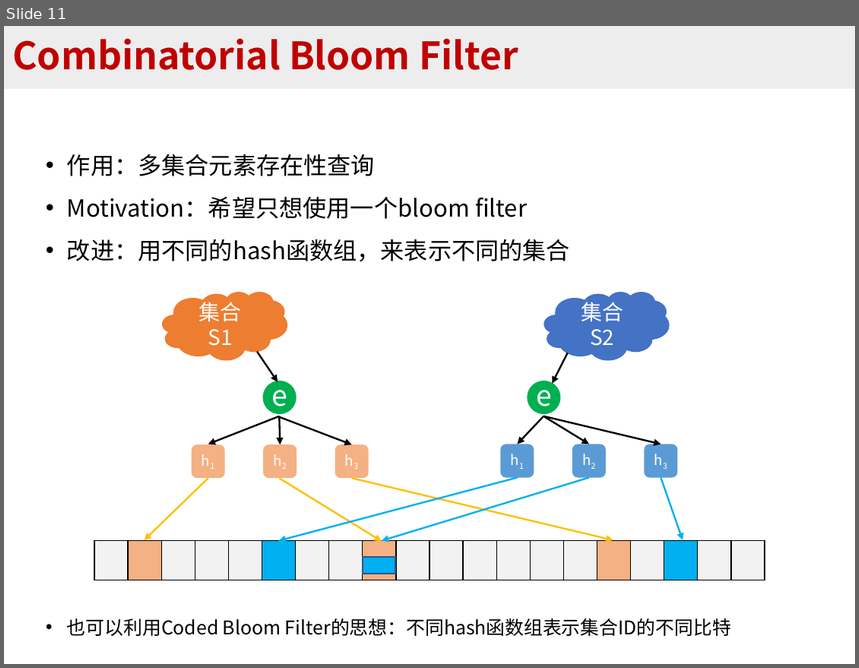
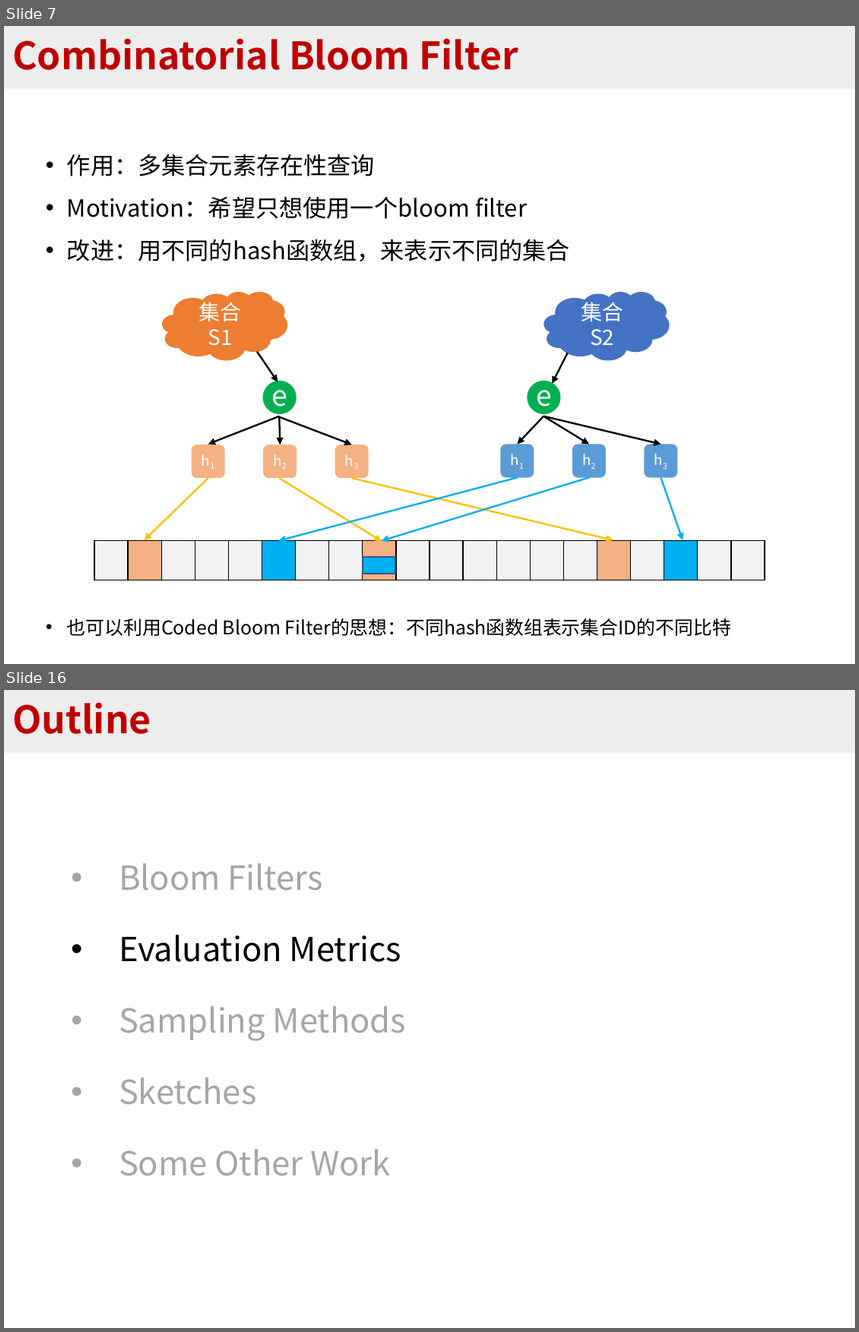
Before and after one commit to BlockLiu/Algorithms-for-Per-flow-Measurement, a slide deck: 常见sketch算法.pptx. Shown one above the other, each under a label of ours: slide 11 before the commit, slides 7 and 16 after it; the slides between them are not shown. The pictures are 859x668 and 859x1332 pixels, drawn with LibreOffice and Linux fonts; fonts in the diff are those of the drawing. Boxes give left, top, right and bottom in pixels: in the first picture for what was removed or moved away, otherwise in the second. Text is boxed around its words. In the diff, an @@ line names an element or a change of style, - is before the commit and + after.

```diff
--- a/常见sketch算法.pptx
+++ b/常见sketch算法.pptx
@@ slide 16 added at (4, 690, 855, 1328), background #FFFFFF @@
@@ title added at (4, 690, 855, 753), fill #EDEDED, 32 pt, text #C00000, bold @@
+Outline
@@ text added at (119, 863, 406, 1176), 28 pt, text #A6A6A6 @@
+• Bloom Filters
+• Evaluation Metrics
+• Sampling Methods
+• Sketches
+• Some Other Work
@@ what was slide 11 is now slide 7 @@
```
Also in this commit, not shown: 4 slides changed, 12 other slides added, 1 slide removed, 16 other files.
